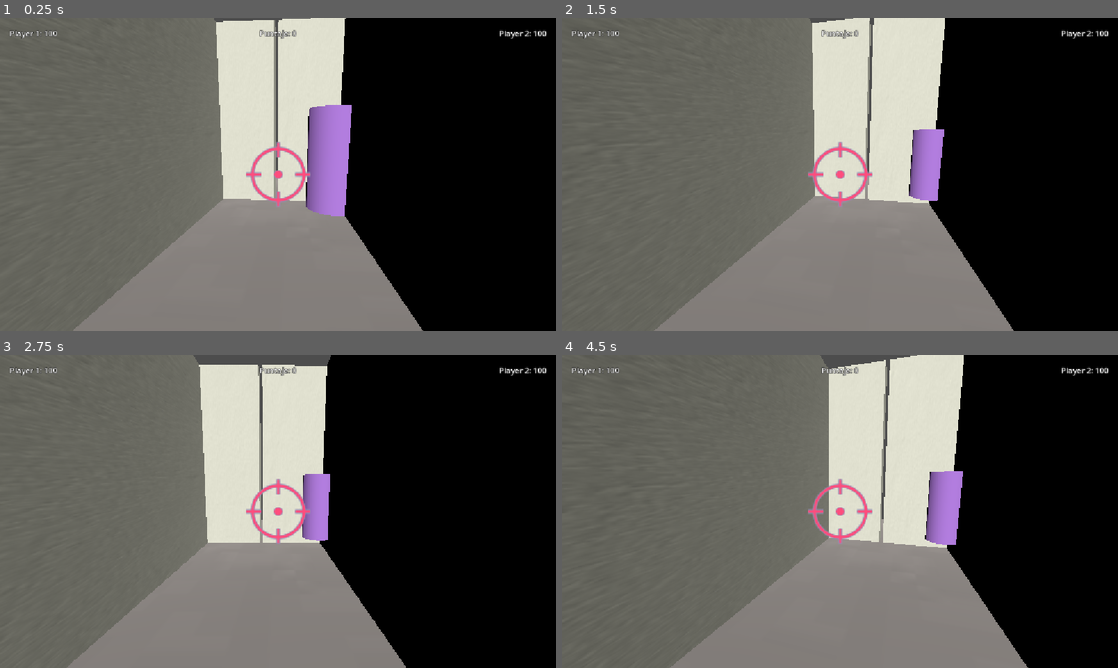
Above: before the commit, frames 1-4 (two rows, left to right).
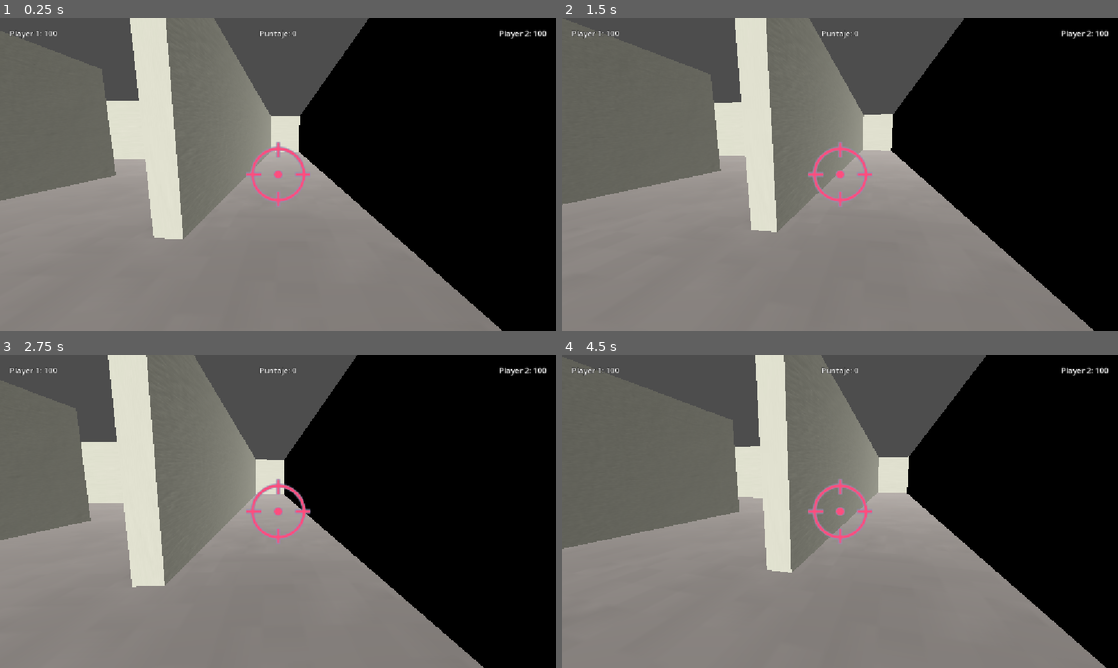
Above: after the commit, the same moments.

Repository: matiasaranibar37-spec/PerdonIng
Game: Godot game, scene res://scenes/main.tscn
The game is run twice, just before and just after one commit, with the same random seed, the same clock (stepped at 60 frames per second) and the same inputs.
Inputs (mouse positions are in pixels of both pictures, inside the frame that each line leads up to):
- Up to frame 1 (0.25 s): no input
- Up to frame 2 (1.5 s): tap Enter at 0.5 s; move the mouse to (867, 174) at 0.52 s; click (867, 174) at 0.67 s; tap Space at 1.25 s; move the mouse to (812, 174) at 1.27 s; click (812, 174) at 1.42 s
- Up to frame 3 (2.75 s): tap Enter at 2 s; move the mouse to (289, 505) at 2.02 s; click (289, 505) at 2.17 s
- Up to frame 4 (4.5 s): tap Space at 2.75, 4.25 s; move the mouse to (834, 517) at 2.77 s; click (834, 517) at 2.92 s; tap Enter at 3.5 s; move the mouse to (878, 514) at 3.52 s; click (878, 514) at 3.67 s; move the mouse to (795, 508) at 4.27 s; click (795, 508) at 4.42 s

The runs differ from the first frame. In frame 1, 34% of the frame differs, in the area x 0-91%, y 0-100%; in frame 2, 36%; in frame 3, 33%; in frame 4, 36%, in the area x 0-98%, y 0-100%.

Commit message:
Se actualizo el escenario de level_1 (walls and floor)

Diff:
--- a/C/level/level_1.tscn
+++ b/C/level/level_1.tscn
@@ -27,101 +27,134 @@
 light_color = Color(0.9991484, 0.9999997, 0.92313987, 1)
 
 [node name="floor" type="CSGBox3D" parent="." unique_id=2015931072]
-transform = Transform3D(20, 0, 0, 0, 0.2, 0, 0, 0, 30, 0, 0, 0)
+transform = Transform3D(23.340137, 0, 0, 0, 0.2, 0, 0, 0, 34.50966, 0, 0, 0)
 use_collision = true
 material = SubResource("StandardMaterial3D_skxlf")
 
-[node name="Node3D" type="Node3D" parent="." unique_id=785848293]
-
-[node name="wall" type="CSGBox3D" parent="Node3D" unique_id=548743221]
-transform = Transform3D(1.117, 0, 0, 0, 3.5304334, 0, 0, 0, 0.4, -3.2281525, 1.8355882, 10.975652)
-use_collision = true
-size = Vector3(7.6600723, 1, 1)
-material = SubResource("StandardMaterial3D_hdc4k")
-
-[node name="wall10" type="CSGBox3D" parent="Node3D" unique_id=312851778]
-transform = Transform3D(1.117, 0, 0, 0, 3.5304334, 0, 0, 0, 0.4, -4.4751315, 1.8355882, 6.2812605)
-use_collision = true
-size = Vector3(9.892801, 1, 1)
-material = SubResource("StandardMaterial3D_hdc4k")
-
-[node name="wall2" type="CSGBox3D" parent="Node3D" unique_id=488374948]
-transform = Transform3D(-4.882562e-08, 0, 0.4, 0, 3.5304334, 0, -1.117, 0, -1.7484556e-08, 0.8865302, 1.8443856, -0.5164921)
-use_collision = true
-size = Vector3(20.32022, 1, 1)
-material = SubResource("StandardMaterial3D_hdc4k")
-
-[node name="wall11" type="CSGBox3D" parent="Node3D" unique_id=2002762688]
-transform = Transform3D(-4.882562e-08, 0, 0.4, 0, 3.5304334, 0, -1.117, 0, -1.7484556e-08, -1.9117388, 1.8443856, 8.446207)
-use_collision = true
-size = Vector3(4.272415, 1, 1)
-material = SubResource("StandardMaterial3D_hdc4k")
-
-[node name="wall3" type="CSGBox3D" parent="Node3D" unique_id=1987045843]
-transform = Transform3D(1.117, 0, 0, 0, 3.5304334, 0, 0, 0, 0.4, 0.006687537, 1.8355882, -14.801374)
-use_collision = true
-size = Vector3(17.906387, 1, 1)
-material = SubResource("StandardMaterial3D_hdc4k")
-
-[node name="wall4" type="CSGBox3D" parent="Node3D" unique_id=731884955]
-transform = Transform3D(1.117, 0, 0, 0, 3.5304334, 0, 0, 0, 0.4, -2.155787, 1.8355882, -11.978146)
-use_collision = true
-size = Vector3(14.09137, 1, 1)
-material = SubResource("StandardMaterial3D_hdc4k")
-
-[node name="wall5" type="CSGBox3D" parent="Node3D" unique_id=1337441098]
-transform = Transform3D(-4.882562e-08, 0, 0.4, 0, 3.5304334, 0, -1.117, 0, -1.7484556e-08, 6.722133, 1.8443856, 0.8806441)
-use_collision = true
-size = Vector3(17.818634, 1, 1)
-material = SubResource("StandardMaterial3D_hdc4k")
-
-[node name="wall6" type="CSGBox3D" parent="Node3D" unique_id=971464583]
-transform = Transform3D(1.117, 0, 0, 0, 3.5304334, 0, 0, 0, 0.4, -1.3982378, 1.8355882, 14.828954)
+[node name="walls" type="Node3D" parent="." unique_id=785848293]
+
+[node name="wall" type="CSGBox3D" parent="walls" unique_id=548743221]
+transform = Transform3D(1.117, 0, 0, 0, 3.5304334, 0, 0, 0, 0.4, -5.9359646, 1.8355882, 13.983306)
+use_collision = true
+size = Vector3(5.5507393, 1, 1)
+material = SubResource("StandardMaterial3D_hdc4k")
+
+[node name="wall10" type="CSGBox3D" parent="walls" unique_id=312851778]
+transform = Transform3D(1.117, 0, 0, 0, 3.5304334, 0, 0, 0, 0.4, -7.2726507, 1.8355882, 8.204783)
+use_collision = true
+size = Vector3(7.917226, 1, 1)
+material = SubResource("StandardMaterial3D_hdc4k")
+
+[node name="wall11" type="CSGBox3D" parent="walls" unique_id=102589811]
+transform = Transform3D(1.117, 0, 0, 0, 3.5304334, 0, 0, 0, 0.4, -7.2726507, 1.8355882, -4.290017)
+use_collision = true
+size = Vector3(7.917226, 1, 1)
+material = SubResource("StandardMaterial3D_hdc4k")
+
+[node name="wall13" type="CSGBox3D" parent="walls" unique_id=1377992520]
+transform = Transform3D(1.117, 0, 0, 0, 3.5304334, 0, 0, 0, 0.4, -7.2726507, 1.8355882, 1.6517239)
+use_collision = true
+size = Vector3(7.917226, 1, 1)
+material = SubResource("StandardMaterial3D_hdc4k")
+
+[node name="wall12" type="CSGBox3D" parent="walls" unique_id=1893374409]
+transform = Transform3D(1.117, 0, 0, 0, 3.5304334, 0, 0, 0, 0.4, -7.2726507, 1.8355882, -9.205598)
+use_collision = true
+size = Vector3(7.917226, 1, 1)
+material = SubResource("StandardMaterial3D_hdc4k")
+
+[node name="wall2" type="CSGBox3D" parent="walls" unique_id=488374948]
+transform = Transform3D(-4.882562e-08, 0, 0.4, 0, 3.5304334, 0, -1.117, 0, -1.7484556e-08, -3.0429046, 1.8443856, 0.25041637)
+use_collision = true
+size = Vector3(24.760853, 1, 1)
+material = SubResource("StandardMaterial3D_hdc4k")
+
+[node name="wall4" type="CSGBox3D" parent="walls" unique_id=731884955]
+transform = Transform3D(1.117, 0, 0, 0, 3.5304334, 0, 0, 0, 0.4, -2.1681147, 1.8355882, -13.81954)
+use_collision = true
+size = Vector3(16.927032, 1, 1)
+material = SubResource("StandardMaterial3D_hdc4k")
+
+[node name="wall9" type="CSGBox3D" parent="walls" unique_id=401850476]
+transform = Transform3D(1.117, 0, 0, 0, 3.5304334, 0, 0, 0, 0.4, -11.0174055, 1.836, 13.983)
+use_collision = true
+size = Vector3(1.1929095, 1, 1)
+material = SubResource("StandardMaterial3D_hdc4k")
+
+[node name="wall5" type="CSGBox3D" parent="walls" unique_id=857419295]
+transform = Transform3D(1.117, 0, 0, 0, 3.5304334, 0, 0, 0, 0.4, 7.2559614, 1.8355882, 13.983306)
+use_collision = true
+size = Vector3(7.9247837, 1, 1)
+material = SubResource("StandardMaterial3D_hdc4k")
+
+[node name="wall14" type="CSGBox3D" parent="walls" unique_id=1241991399]
+transform = Transform3D(1.117, 0, 0, 0, 3.5304334, 0, 0, 0, 0.4, 7.245179, 1.8355882, 8.204783)
+use_collision = true
+size = Vector3(7.917226, 1, 1)
+material = SubResource("StandardMaterial3D_hdc4k")
+
+[node name="wall15" type="CSGBox3D" parent="walls" unique_id=40210888]
+transform = Transform3D(1.117, 0, 0, 0, 3.5304334, 0, 0, 0, 0.4, 7.245179, 1.8355882, -4.290017)
+use_collision = true
+size = Vector3(7.917226, 1, 1)
+material = SubResource("StandardMaterial3D_hdc4k")
+
+[node name="wall16" type="CSGBox3D" parent="walls" unique_id=541099625]
+transform = Transform3D(1.117, 0, 0, 0, 3.5304334, 0, 0, 0, 0.4, 7.245179, 1.8355882, 1.6517239)
+use_collision = true
+size = Vector3(7.917226, 1, 1)
+material = SubResource("StandardMaterial3D_hdc4k")
+
+[node name="wall17" type="CSGBox3D" parent="walls" unique_id=2107317501]
+transform = Transform3D(1.117, 0, 0, 0, 3.5304334, 0, 0, 0, 0.4, 7.245179, 1.8355882, -9.205598)
+use_collision = true
+size = Vector3(7.917226, 1, 1)
+material = SubResource("StandardMaterial3D_hdc4k")
+
+[node name="wall7" type="CSGBox3D" parent="walls" unique_id=182981830]
+transform = Transform3D(-4.882562e-08, 0, 0.4, 0, 3.5304334, 0, -1.117, 0, -1.7484556e-08, 3.0403748, 1.8443856, 2.388062)
+use_collision = true
+size = Vector3(20.933376, 1, 1)
+material = SubResource("StandardMaterial3D_hdc4k")
+
+[node name="wall3" type="CSGBox3D" parent="walls" unique_id=1987045843]
+transform = Transform3D(1.117, 0, 0, 0, 3.5304334, 0, 0, 0, 0.4, -0.0005426407, 1.8355882, -17.076685)
+use_collision = true
+size = Vector3(20.913277, 1, 1)
+material = SubResource("StandardMaterial3D_hdc4k")
+
+[node name="wall8" type="CSGBox3D" parent="walls" unique_id=801613400]
+transform = Transform3D(-4.882562e-08, 0, 0.4, 0, 3.5304334, 0, -1.117, 0, -1.7484556e-08, -11.490686, 1.8355882, -0.05150893)
+use_collision = true
+size = Vector3(30.836937, 1, 1)
+material = SubResource("StandardMaterial3D_hdc4k")
+
+[node name="wall18" type="CSGBox3D" parent="walls" unique_id=251091720]
+transform = Transform3D(-4.882562e-08, 0, 0.4, 0, 3.5304334, 0, -1.117, 0, -1.7484556e-08, 11.481543, 1.8355882, 0.0060254484)
+use_collision = true
+size = Vector3(30.939953, 1, 1)
+material = SubResource("StandardMaterial3D_hdc4k")
+
+[node name="wall6" type="CSGBox3D" parent="walls" unique_id=971464583]
+transform = Transform3D(1.117, 0, 0, 0, 3.5304334, 0, 0, 0, 0.4, -3.0550103, 1.8355882, 17.05061)
 use_collision = true
 size = Vector3(15.447769, 1, 1)
-material = SubResource("StandardMaterial3D_hdc4k")
-
-[node name="wall7" type="CSGBox3D" parent="Node3D" unique_id=34867664]
-transform = Transform3D(1.117, 0, 0, 0, 3.5304334, 0, 0, 0, 0.4, 8.247477, 1.8355882, 10.619964)
-use_collision = true
-size = Vector3(3.1051064, 1, 1)
-material = SubResource("StandardMaterial3D_hdc4k")
-
-[node name="wall8" type="CSGBox3D" parent="Node3D" unique_id=1224096955]
-transform = Transform3D(1.117, 0, 0, 0, 3.5304334, 0, 0, 0, 0.4, 8.247477, 1.8355882, -8.863976)
-use_collision = true
-size = Vector3(3.1051064, 1, 1)
-material = SubResource("StandardMaterial3D_hdc4k")
-
-[node name="wall12" type="CSGBox3D" parent="Node3D" unique_id=1704358798]
-transform = Transform3D(-4.882562e-08, 0, 0.4, 0, 3.5304334, 0, -1.117, 0, -1.7484556e-08, -7.5433617, 1.8355882, -14.1441555)
-use_collision = true
-size = Vector3(1.3793039, 1, 1)
-material = SubResource("StandardMaterial3D_hdc4k")
-
-[node name="wall13" type="CSGBox3D" parent="Node3D" unique_id=2105135229]
-transform = Transform3D(-4.882562e-08, 0, 0.4, 0, 3.5304334, 0, -1.117, 0, -1.7484556e-08, -7.5433617, 1.8355882, -12.5290365)
-use_collision = true
-size = Vector3(1.3772287, 1, 1)
-material = SubResource("StandardMaterial3D_hdc4k")
-
-[node name="wall9" type="CSGBox3D" parent="Node3D" unique_id=401850476]
-transform = Transform3D(1.117, 0, 0, 0, 3.5304334, 0, 0, 0, 0.4, -9.307179, 1.836, 10.976)
-use_collision = true
-size = Vector3(1.1929095, 1, 1)
 material = SubResource("StandardMaterial3D_hdc4k")
 
 [node name="InteractivePuzzle" parent="." unique_id=532170018 instance=ExtResource("5_k4ctk")]
 transform = Transform3D(1, 0, 0, 0, 1, 0, 0, 0, 1, -7.0208807, 0.9461651, -14.460407)
+visible = false
 
 [node name="InteractivePuzzle2" parent="." unique_id=388037999 instance=ExtResource("5_k4ctk")]
 transform = Transform3D(1, 0, 0, 0, 1, 0, 0, 0, 1, 1.4238186, 0.9461651, -11.369317)
+visible = false
 
 [node name="InteractivePuzzle3" parent="." unique_id=1720302629 instance=ExtResource("5_k4ctk")]
 transform = Transform3D(1, 0, 0, 0, 1, 0, 0, 0, 1, -2.5864244, 0.9461651, 10.301249)
+visible = false
 
 [node name="Camera3D" type="Camera3D" parent="." unique_id=636719238]
-transform = Transform3D(-0.06925029, -0.17288196, 0.9825051, 0.005156419, 0.98479426, 0.17364822, -0.997586, 0.017091395, -0.06730583, -3.1017294, 1.4144111, -13.669959)
+transform = Transform3D(-0.028935611, -0.17343093, 0.9844209, 0.00515641, 0.98479426, 0.17364828, -0.999568, 0.010100696, -0.027601343, 9.759929, 1.4144111, -15.337446)
 current = true
 
 [node name="PlayerP1" type="Node3D" parent="." unique_id=100000001]
--- a/C/scripts/game_manager.gd
+++ b/C/scripts/game_manager.gd
@@ -8,23 +8,23 @@
 var p2_health: int = 100
 
 func add_score(amount: int = 1) -> void:
-    score += amount
-    score_updated.emit(score)
+	score += amount
+	score_updated.emit(score)
 
 func reset_game() -> void:
-    score = 0
-    p1_health = 100
-    p2_health = 100
-    score_updated.emit(score)
+	score = 0
+	p1_health = 100
+	p2_health = 100
+	score_updated.emit(score)
 
 func change_level(scene_path: String) -> void:
-    if not ResourceLoader.exists(scene_path):
-        push_warning("No existe la escena: " + scene_path)
-        return
-    get_tree().change_scene_to_file(scene_path)
+	if not ResourceLoader.exists(scene_path):
+		push_warning("No existe la escena: " + scene_path)
+		return
+	get_tree().change_scene_to_file(scene_path)
 
 func check_level_complete(required_score: int, next_scene: String) -> bool:
-    if score >= required_score:
-        change_level(next_scene)
-        return true
-    return false
+	if score >= required_score:
+		change_level(next_scene)
+		return true
+	return false
